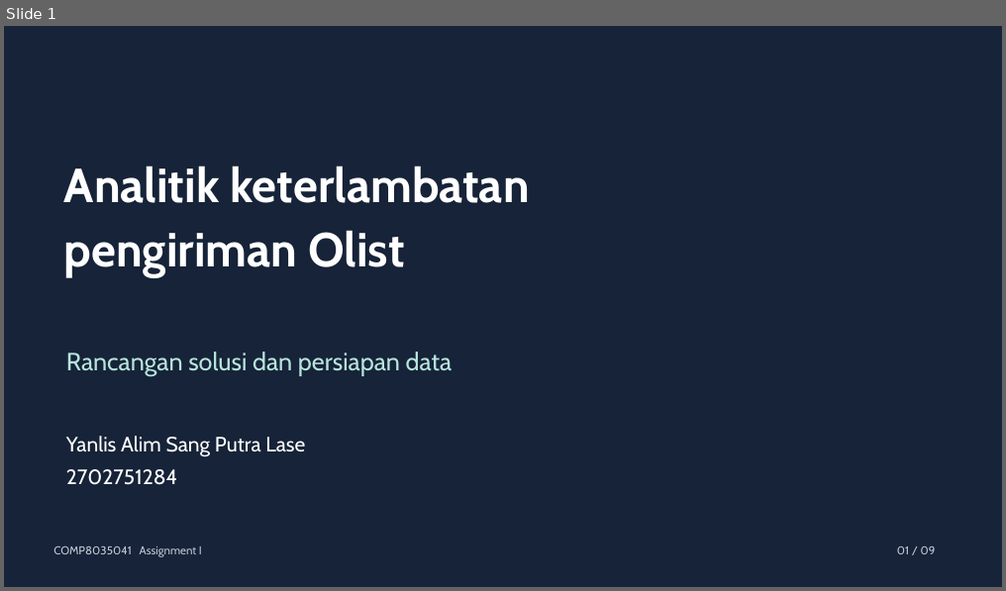
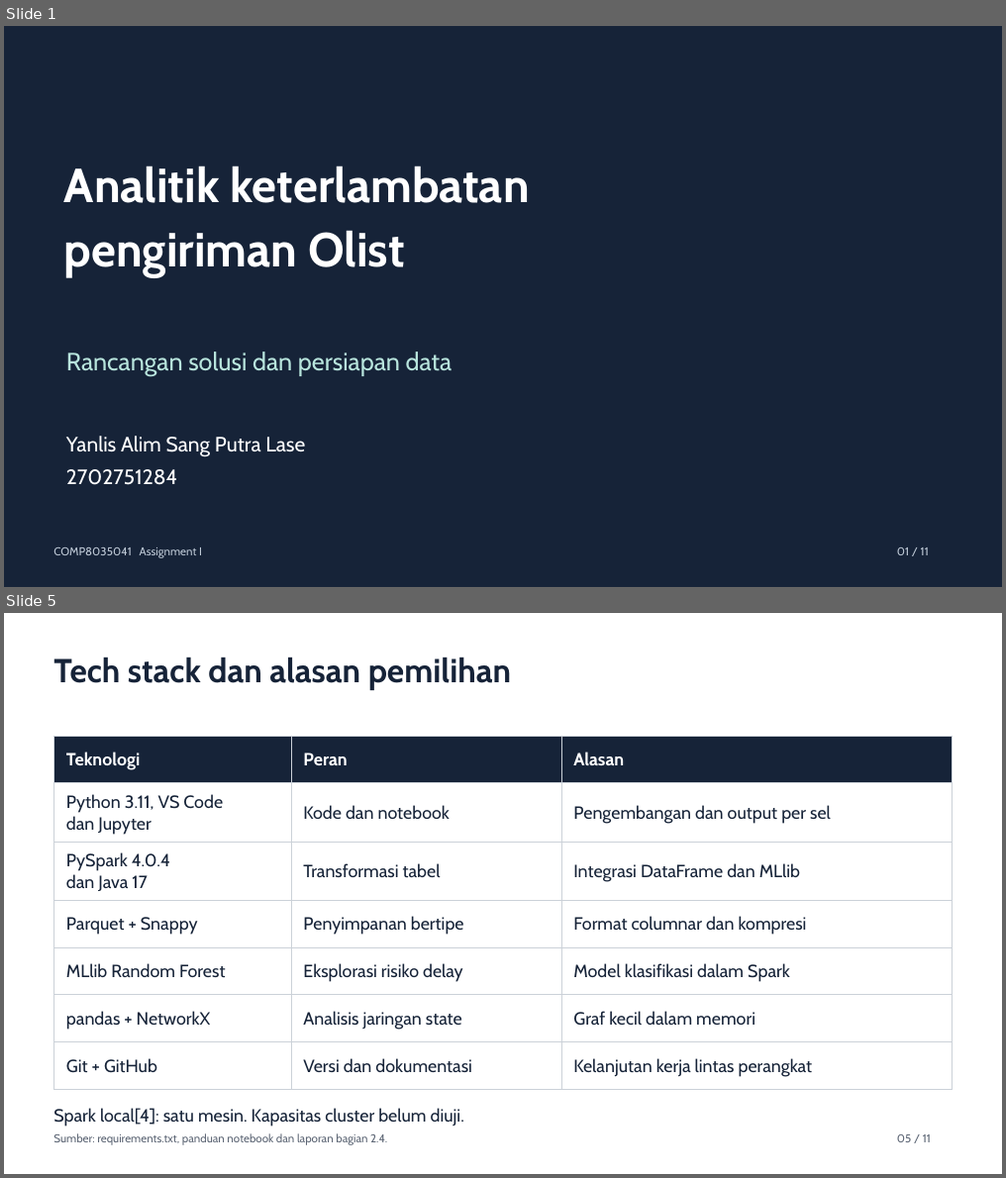
Before and after one commit to yanlis-lase-SSG7/2611-bigDataAnalitycs-assignment1, a slide deck: presentations/Assignment_I_Olist_2702751284.pptx. Shown one above the other, each under a label of ours: slide 1 before the commit, slides 1 and 5 after it; the slides between them are not shown. The pictures are 1006x591 and 1006x1178 pixels, drawn with LibreOffice and Linux fonts; fonts in the diff are those of the drawing. Boxes give left, top, right and bottom in pixels: in the first picture for what was removed or moved away, otherwise in the second. Text is boxed around its words. In the diff, an @@ line names an element or a change of style, - is before the commit and + after.

```diff
--- a/presentations/Assignment_I_Olist_2702751284.pptx
+++ b/presentations/Assignment_I_Olist_2702751284.pptx
@@ slide 5 added at (4,613,1002,1174), background #FFFFFF @@
@@ text added at (54,657,511,690), 32 pt, text #162338, bold @@
+Tech stack dan alasan pemilihan
@@ table added at (54,736,952,1081), 7 rows, 3 columns @@
+Teknologi | Peran | Alasan
+Python 3.11, VS Code dan Jupyter | Kode dan notebook | Pengembangan dan output per sel
+PySpark 4.0.4 dan Java 17 | Transformasi tabel | Integrasi DataFrame dan MLlib
+Parquet + Snappy | Penyimpanan bertipe | Format columnar dan kompresi
+MLlib Random Forest | Eksplorasi risiko delay | Model klasifikasi dalam Spark
+pandas + NetworkX | Analisis jaringan state | Graf kecil dalam memori
+Git + GitHub | Versi dan dokumentasi | Kelanjutan kerja lintas perangkat
@@ text added at (54,1108,464,1127), 17 pt, text #162338 @@
+Spark local[4]: satu mesin. Kapasitas cluster belum diuji.
@@ text added at (54,1134,387,1146), 11 pt, text #5D6675 @@
+Sumber: requirements.txt, panduan notebook dan laporan bagian 2.4.
@@ text added at (897,1135,931,1143), 11 pt, text #5D6675 @@
+05 / 11
@@ slide 1 changed as well @@
@@ text at (897,548,929,556): text changed @@
-01 / 09
+01 / 11
```
Also in this commit, not shown: 4 other slides changed, 5 other slides added, 4 slides removed, 4 other files.
